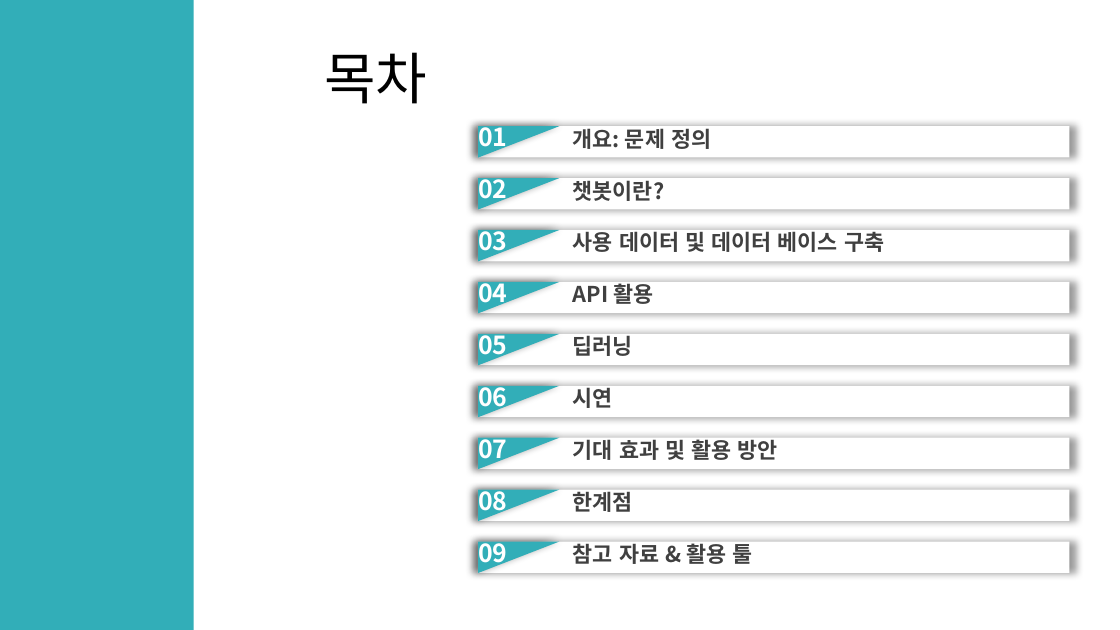
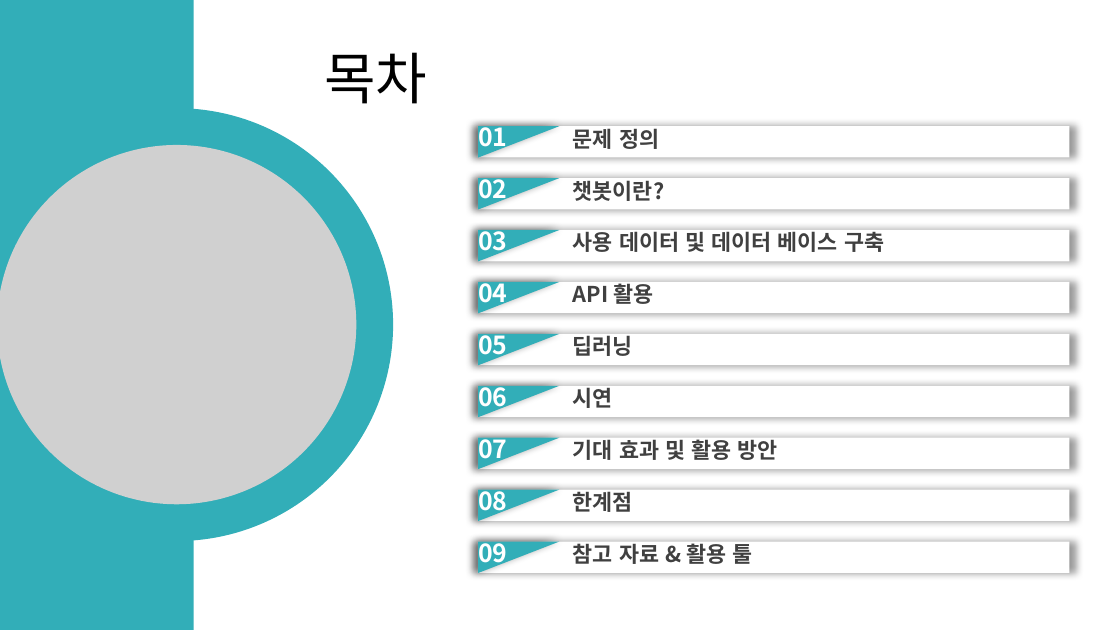
Before and after one commit to CityHopper/BM_JTO_TouristInfo, a slide deck: slide 2 of Project Documents/제주도 관광지 정보 상담 업무 자동화 서비스(챗봇) 개발.pptx. Drawn at 1120x630 pixels with LibreOffice and Linux fonts; fonts in the diff are those of the drawing; grey boxes stand for pictures; background and template pictures are left out. Boxes give left, top, right and bottom in pixels: in the first picture for what was removed or moved away, otherwise in the second. Text is boxed around its words. In the diff, an @@ line names an element or a change of style, - is before the commit and + after.

```diff
--- a/Project Documents/제주도 관광지 정보 상담 업무 자동화 서비스(챗봇) 개발.pptx
+++ b/Project Documents/제주도 관광지 정보 상담 업무 자동화 서비스(챗봇) 개발.pptx
@@ ellipse added at (0,109,393,541), fill #32AEB8 @@
@@ picture added at (0,144,356,504) @@
@@ text at (573,125,659,149): text changed @@
-개요: 문제 정의
+문제 정의
```
Also in this commit, not shown: 6 other slides changed, 12 slides added, 4 slides removed, 1 other file.
